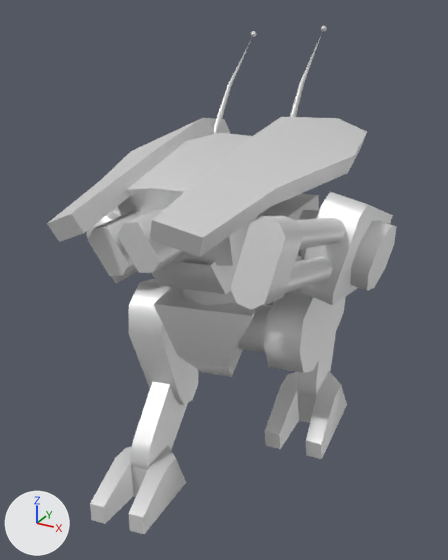
The glTF model leggob.glb: old version first, new version second.
Camera for both pictures: a 50 mm camera at (14.5, -28.4, 26.3) aimed at (-1.2, 0.1, 12.0). The axes (+X, +Y, +Z) are drawn at lower left. The lights are the same throughout. The older version comes first.

Objects in the first picture: 'lbarrel', 'lfoot', 'lleg', 'lthigh', 'pelvis', 'rfoot', 'rleg', 'rthigh', 'sleeve', 'torso'.
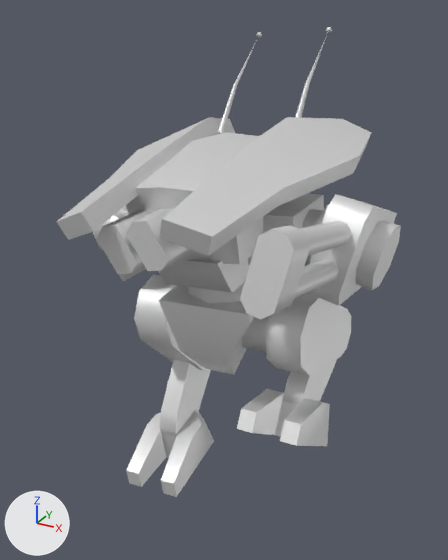
What changed in the scene script:
```text
Change ob_pelvis:
    ob_pelvis.location: (0.0, -0.31, -0.92) -> (0.0, 0.13, -0.99)
    ob_pelvis.rotation_euler: (-0.00642, -0.0839, 0.0796) -> (-0.00224, -0.0766, 0.0181)  # degrees (-0.4, -4.8, 4.6) -> degrees (-0.1, -4.4, 1)
Change ob_torso:
    ob_torso.rotation_euler: (0.0, 0.0, -0.0618) -> (0.0, 0.0, 0.00133)  # degrees (0, 0, -3.5) -> degrees (0, 0, 0.1)
Change ob_sleeve:
    ob_sleeve.rotation_euler: (-0.257, 0.0, 0.0) -> (-0.216, 0.0, 0.0)  # degrees (-15, 0, 0) -> degrees (-12, 0, 0)
Change ob_lthigh:
    ob_lthigh.rotation_euler: (0.833, 0.0129, -0.0292) -> (0.47, 0.0079, -0.033)  # degrees (48, 0.7, -1.7) -> degrees (27, 0.5, -1.9)
Change ob_lleg:
    ob_lleg.rotation_euler: (-0.82, 0.0, 0.0) -> (-1.111, 0.0, 0.0)  # degrees (-47, 0, 0) -> degrees (-64, 0, 0)
Change ob_lfoot:
    ob_lfoot.rotation_euler: (0.0703, 0.0, 0.0) -> (0.0413, 0.0, 0.0)  # degrees (4, 0, 0) -> degrees (2.4, 0, 0)
Change ob_rthigh:
    ob_rthigh.rotation_euler: (-0.542, 0.009, 0.0324) -> (-0.0595, 0.00104, 0.0349)  # degrees (-31, 0.5, 1.9) -> degrees (-3.4, 0.1, 2)
Change ob_rleg:
    ob_rleg.rotation_euler: (0.0173, 0.0, 0.0) -> (-0.247, 0.0, 0.0)  # degrees (1, 0, 0) -> degrees (-14, 0, 0)
Change ob_rfoot:
    ob_rfoot.rotation_euler: (0.412, 0.0, 0.0) -> (0.407, 0.0, 0.0)  # degrees (24, 0, 0) -> degrees (23, 0, 0)
```

Boxes (x1, y1, x2, y2) around the edits, measured in the pictures (448 x 560 px):
'torso', moved, turned
    before: (47, 26, 367, 294)
    after: (56, 27, 372, 293)
'lbarrel', moved, turned
    before: (230, 216, 346, 310)
    after: (240, 221, 352, 320)
'rfoot', moved, turned
    before: (90, 445, 186, 534)
    after: (126, 410, 214, 497)
'pelvis', moved, turned
    before: (154, 287, 271, 377)
    after: (159, 282, 270, 375)
'sleeve', moved, turned
    before: (297, 192, 397, 305)
    after: (307, 194, 401, 306)
'lthigh', moved, turned
    before: (264, 290, 346, 373)
    after: (266, 294, 351, 376)
'lfoot', moved, turned
    before: (265, 371, 347, 459)
    after: (237, 389, 330, 446)
'rthigh', moved, turned
    before: (129, 279, 198, 405)
    after: (134, 275, 211, 371)
'rleg', moved, turned
    before: (130, 382, 188, 470)
    after: (159, 360, 210, 437)
'lleg', moved, turned
    before: (297, 331, 336, 398)
    after: (283, 359, 337, 405)
